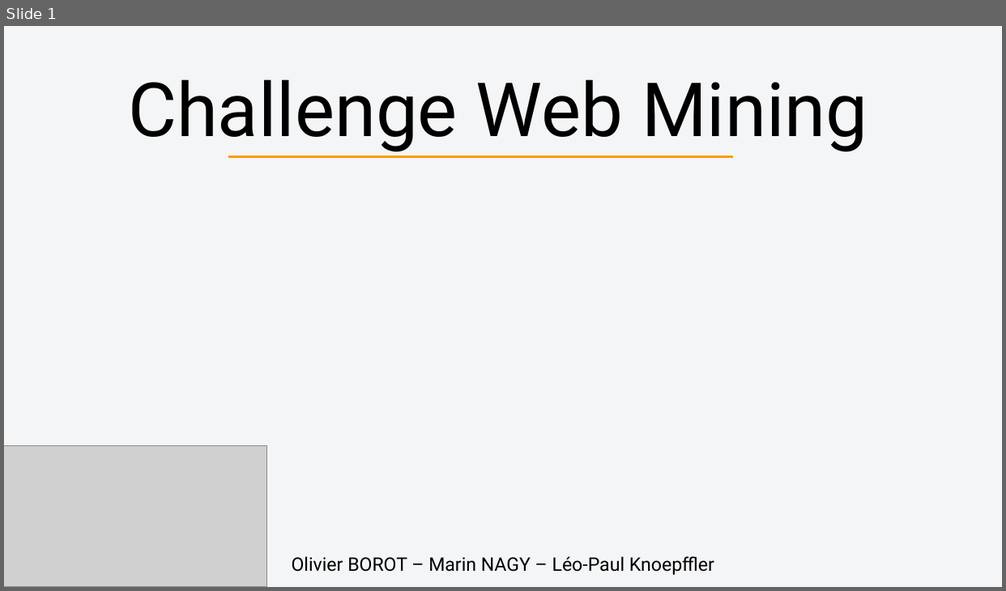
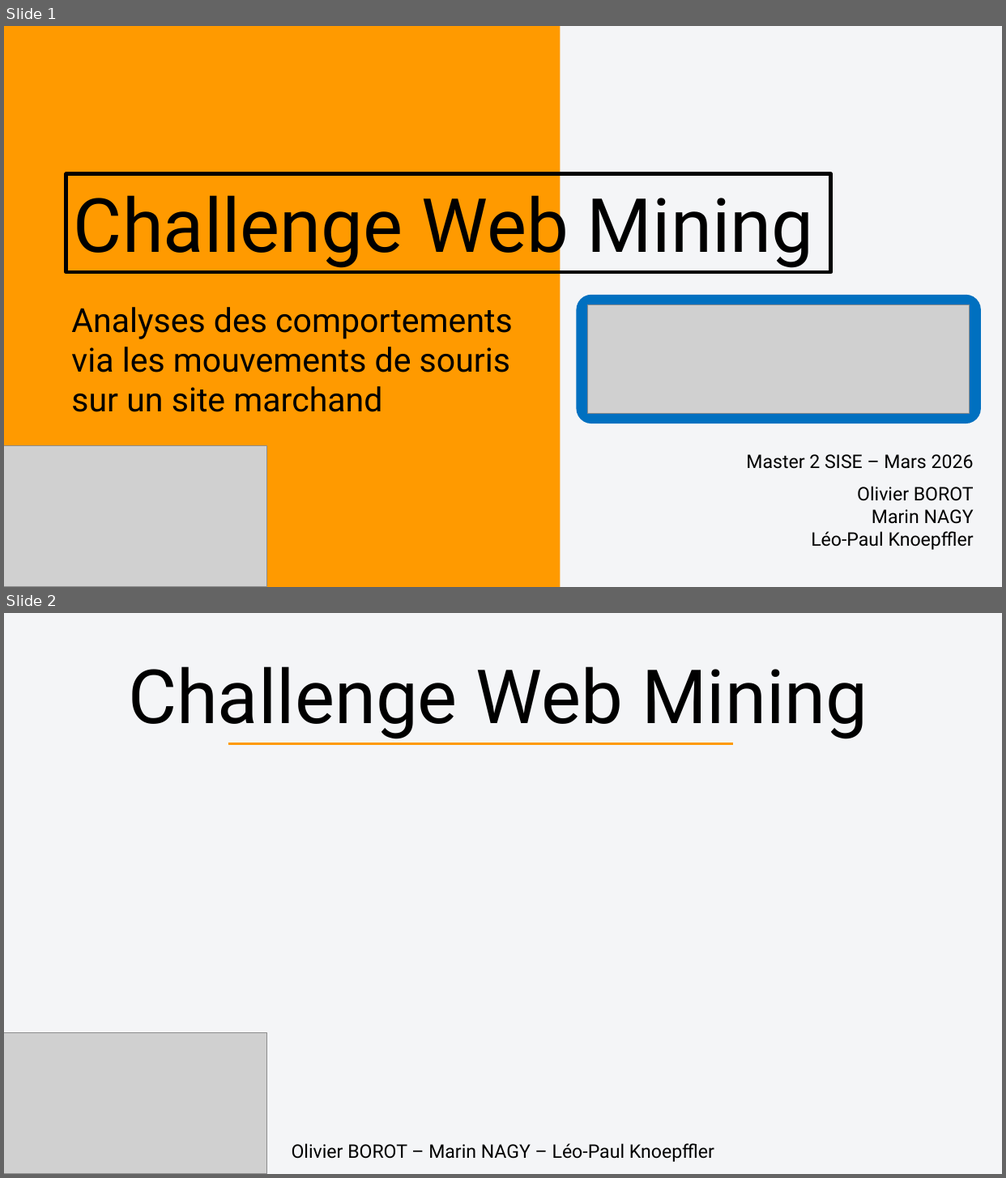
Before and after one commit to OlivierBOROT/SISE-Challenge-WebMining, a slide deck: Présentation_orale.pptx. Shown one above the other, each under a label of ours: slide 1 before the commit, slides 1 and 2 after it. The pictures are 1006x591 and 1006x1178 pixels, drawn with LibreOffice and Linux fonts; fonts in the diff are those of the drawing; grey boxes stand for pictures. Boxes give left, top, right and bottom in pixels: in the first picture for what was removed or moved away, otherwise in the second. Text is boxed around its words. In the diff, an @@ line names an element or a change of style, - is before the commit and + after.

```diff
--- a/Présentation_orale.pptx
+++ b/Présentation_orale.pptx
@@ slide 1 added at [4, 26, 1002, 587], background #F4F5F7 @@
@@ rectangle added at [4, 26, 560, 587], fill #FF9A00 @@
@@ rectangle added at [66, 174, 831, 272], outline #000000 3.75 pt, 72 pt, text #000000 @@
+Challenge Web Mining
@@ text added at [71, 307, 513, 412], 32 pt, text #000000 @@
+Analyses des comportements via les mouvements de souris sur un site marchand
@@ rounded rectangle added at [577, 295, 982, 424], fill #0070C0 @@
@@ picture added at [588, 305, 969, 414] @@
@@ picture added at [4, 446, 267, 587] @@
@@ text added at [746, 454, 974, 469], 18 pt, text #000000 @@
+Master 2 SISE – Mars 2026
@@ text added at [811, 486, 974, 550], 18 pt, text #000000 @@
+Olivier BOROT
+Marin NAGY
+Léo-Paul Knoepffler
@@ what was slide 1 is now slide 2 @@
```
Also in this commit, not shown: 1 other slide added, 6 other files.
